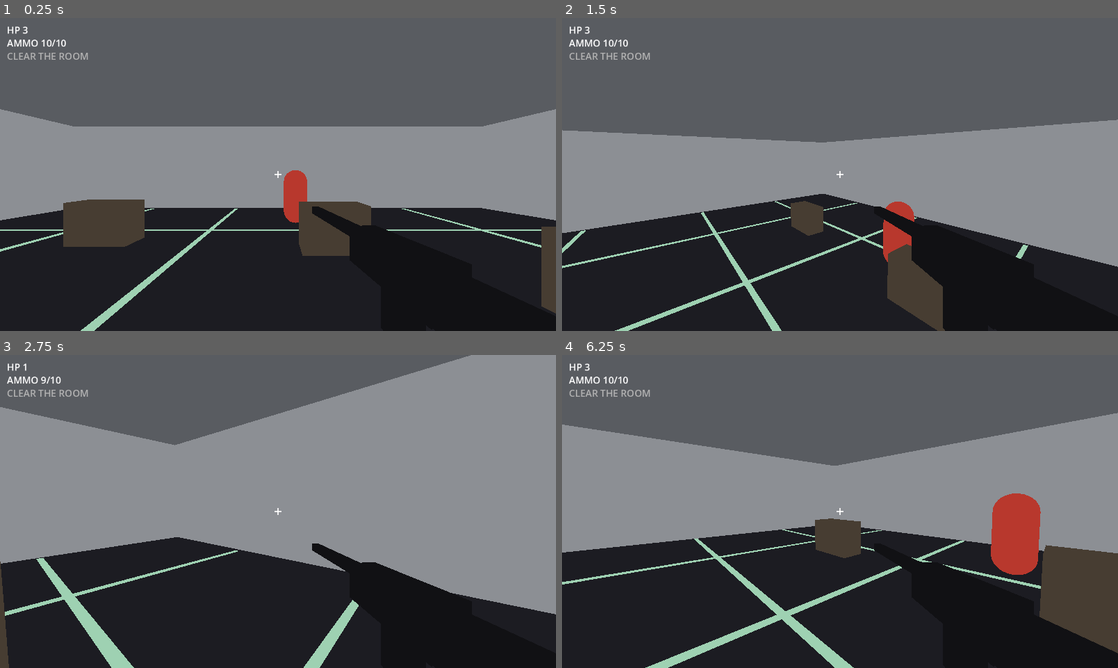
Above: before the commit, frames 1-4 (two rows, left to right).
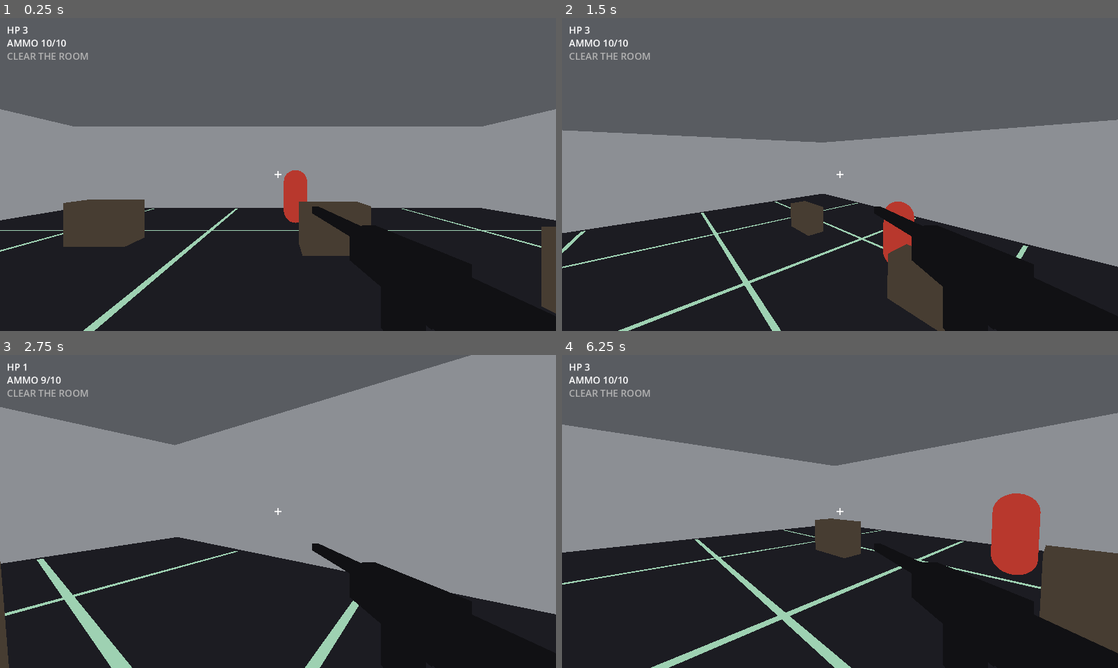
Above: after the commit, the same moments.

Repository: zachmofo/fps-studio
Game: Godot game, scene res://scenes/main.tscn
Same seed, same stepped clock (60 frames per second), same inputs: the game is played once before the commit and once after it.
Inputs (mouse positions are in pixels of both pictures, inside the frame that each line leads up to):
- Up to frame 1 (0.25 s): no input
- Up to frame 2 (1.5 s): move the mouse to (962, 158) at 0.52 s; press the mouse at (962, 158) at 0.53 s; hold D (move_right) 0.53-1.28 s; tap Space (jump) at 0.77 s; move the mouse to (812, 174) at 1.27 s; release the mouse at (812, 174) at 1.28 s; hold W (move_forward) from 1.28 s (still down); tap Shift (sprint) at 1.35 s
- Up to frame 3 (2.75 s): keep holding W (move_forward); tap Space (jump) at 1.52 s; move the mouse to (289, 505) at 2.02 s; press the mouse at (289, 505) at 2.03 s
- Up to frame 4 (6.25 s): move the mouse to (834, 517) at 2.77 s; release the mouse at (834, 517) at 2.78 s; tap Shift (sprint) at 2.85, 4.35, 5.85 s; tap Space (jump) at 3.02, 3.77, 4.52, 5.75, 6.02 s; move the mouse to (878, 514) at 3.52 s; press the mouse at (878, 514) at 3.53 s; move the mouse to (795, 508) at 4.27 s; release the mouse at (795, 508) at 4.28 s; tap Enter at 5 s; move the mouse to (845, 511) at 5.02 s; press the mouse at (845, 511) at 5.03 s; move the mouse to (817, 505) at 5.77 s; release W (move_forward) at 5.78 s; release the mouse at (817, 505) at 5.78 s; hold D (move_right) from 5.78 s (still down)

The runs differ from the first frame. In frame 1, 0.4% of the frame differs, in the area x 0-98%, y 60-100%; in frame 2, 0.3%; in frame 3, 0.3%; in frame 4, 0.6%, in the area x 0-87%, y 55-100%.

Commit message:
I-10: sink strips flush in floor seams, not proud

Diff:
--- a/scenes/main.tscn
+++ b/scenes/main.tscn
@@ -98,42 +98,42 @@
 shape = SubResource("BoxShape3D_floor")
 
 [node name="StripX1" type="MeshInstance3D" parent="."]
-transform = Transform3D(1, 0, 0, 0, 1, 0, 0, 0, 1, 0, 0.012, -6.0)
+transform = Transform3D(1, 0, 0, 0, 1, 0, 0, 0, 1, 0, -0.009, -6.0)
 cast_shadow = 0
 mesh = SubResource("BoxMesh_strip_x")
 
 [node name="StripX2" type="MeshInstance3D" parent="."]
-transform = Transform3D(1, 0, 0, 0, 1, 0, 0, 0, 1, 0, 0.012, -2.0)
+transform = Transform3D(1, 0, 0, 0, 1, 0, 0, 0, 1, 0, -0.009, -2.0)
 cast_shadow = 0
 mesh = SubResource("BoxMesh_strip_x")
 
 [node name="StripX3" type="MeshInstance3D" parent="."]
-transform = Transform3D(1, 0, 0, 0, 1, 0, 0, 0, 1, 0, 0.012, 2.0)
+transform = Transform3D(1, 0, 0, 0, 1, 0, 0, 0, 1, 0, -0.009, 2.0)
 cast_shadow = 0
 mesh = SubResource("BoxMesh_strip_x")
 
 [node name="StripX4" type="MeshInstance3D" parent="."]
-transform = Transform3D(1, 0, 0, 0, 1, 0, 0, 0, 1, 0, 0.012, 6.0)
+transform = Transform3D(1, 0, 0, 0, 1, 0, 0, 0, 1, 0, -0.009, 6.0)
 cast_shadow = 0
 mesh = SubResource("BoxMesh_strip_x")
 
 [node name="StripZ1" type="MeshInstance3D" parent="."]
-transform = Transform3D(1, 0, 0, 0, 1, 0, 0, 0, 1, -6.0, 0.012, 0)
+transform = Transform3D(1, 0, 0, 0, 1, 0, 0, 0, 1, -6.0, -0.009, 0)
 cast_shadow = 0
 mesh = SubResource("BoxMesh_strip_z")
 
 [node name="StripZ2" type="MeshInstance3D" parent="."]
-transform = Transform3D(1, 0, 0, 0, 1, 0, 0, 0, 1, -2.0, 0.012, 0)
+transform = Transform3D(1, 0, 0, 0, 1, 0, 0, 0, 1, -2.0, -0.009, 0)
 cast_shadow = 0
 mesh = SubResource("BoxMesh_strip_z")
 
 [node name="StripZ3" type="MeshInstance3D" parent="."]
-transform = Transform3D(1, 0, 0, 0, 1, 0, 0, 0, 1, 2.0, 0.012, 0)
+transform = Transform3D(1, 0, 0, 0, 1, 0, 0, 0, 1, 2.0, -0.009, 0)
 cast_shadow = 0
 mesh = SubResource("BoxMesh_strip_z")
 
 [node name="StripZ4" type="MeshInstance3D" parent="."]
-transform = Transform3D(1, 0, 0, 0, 1, 0, 0, 0, 1, 6.0, 0.012, 0)
+transform = Transform3D(1, 0, 0, 0, 1, 0, 0, 0, 1, 6.0, -0.009, 0)
 cast_shadow = 0
 mesh = SubResource("BoxMesh_strip_z")
 
Not shown, changed: CHANGELOG.md
Not shown, changed: README.md
